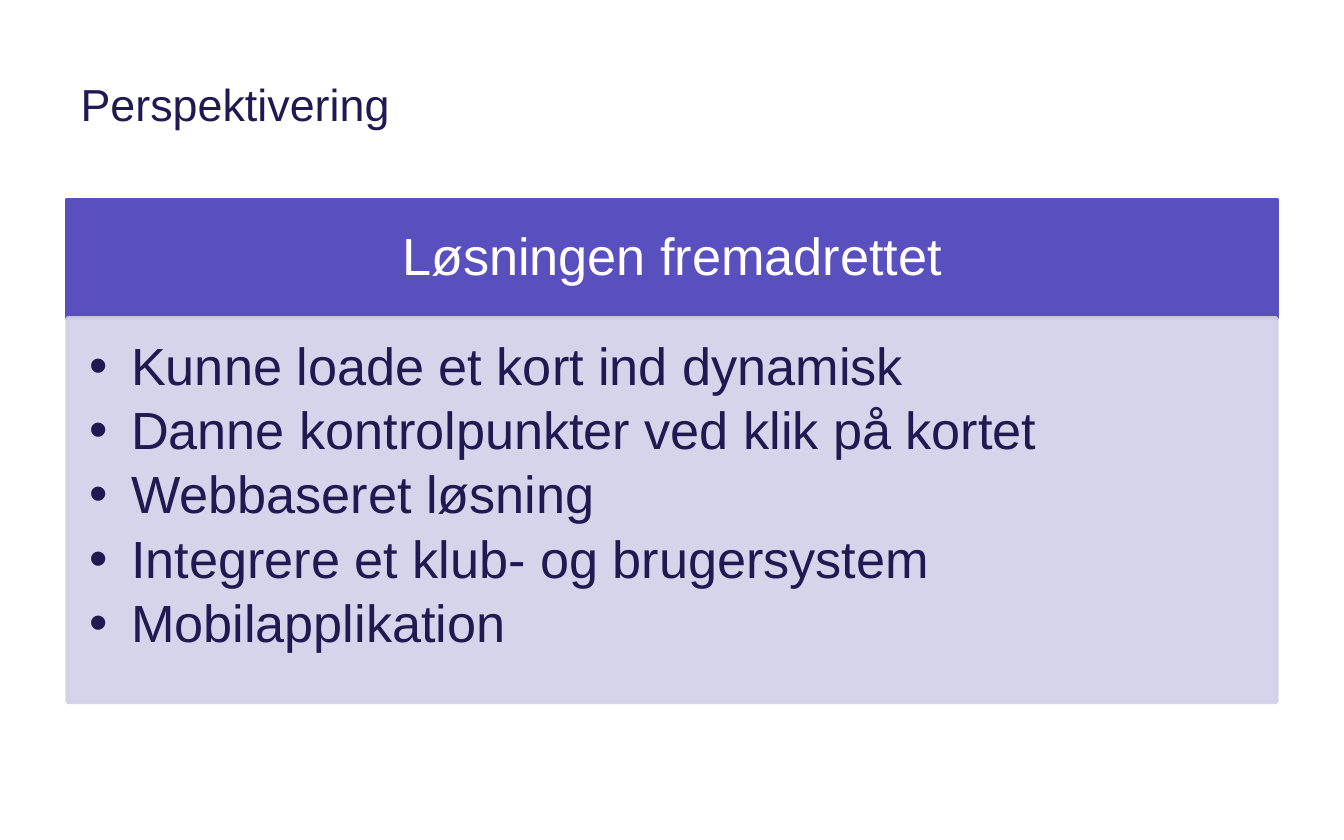
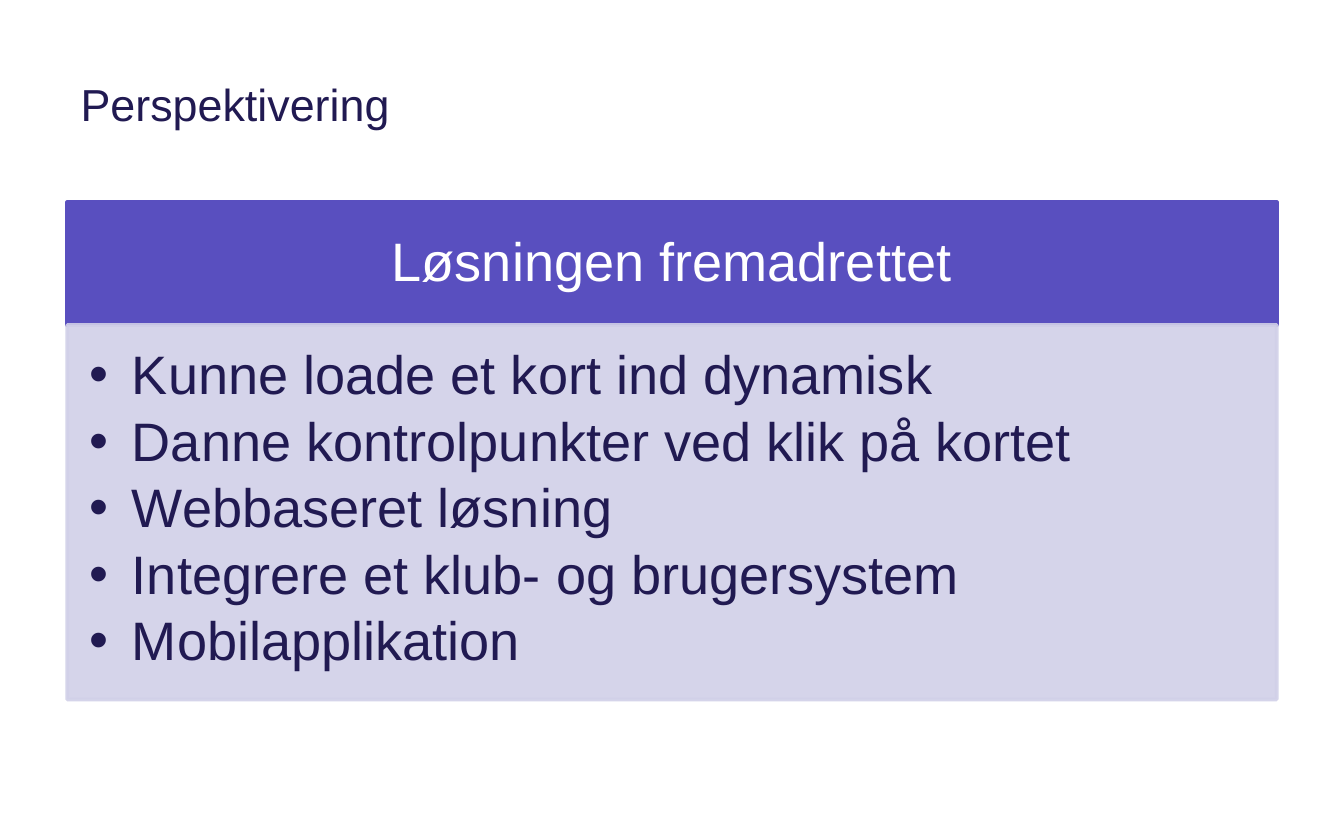
Before and after one commit to Haurum/P2, a slide deck: slide 20 of PP OT.pptx. Drawn at 1344x840 pixels with LibreOffice and Linux fonts; fonts in the diff are those of the drawing; background and template pictures are left out. Boxes give left, top, right and bottom in pixels: in the first picture for what was removed or moved away, otherwise in the second. Text is boxed around its words. In the diff, an @@ line names an element or a change of style, - is before the commit and + after.

```diff
--- a/PP OT.pptx
+++ b/PP OT.pptx
@@ text "Løsningen fremadrettet" at (392, 242, 951, 290): size 28 to 29 pt @@
@@ rectangle: place and size @@
-rectangle at (67, 200, 1277, 319)
+rectangle at (67, 203, 1277, 325)
@@ text "Kunne loade et kort ind ..." at (132, 354, 1070, 670): size 28 to 29 pt @@
@@ rectangle: place and size @@
-rectangle at (67, 319, 1277, 703)
+rectangle at (67, 325, 1277, 700)
```
Also in this commit, not shown: 2 other slides changed.
